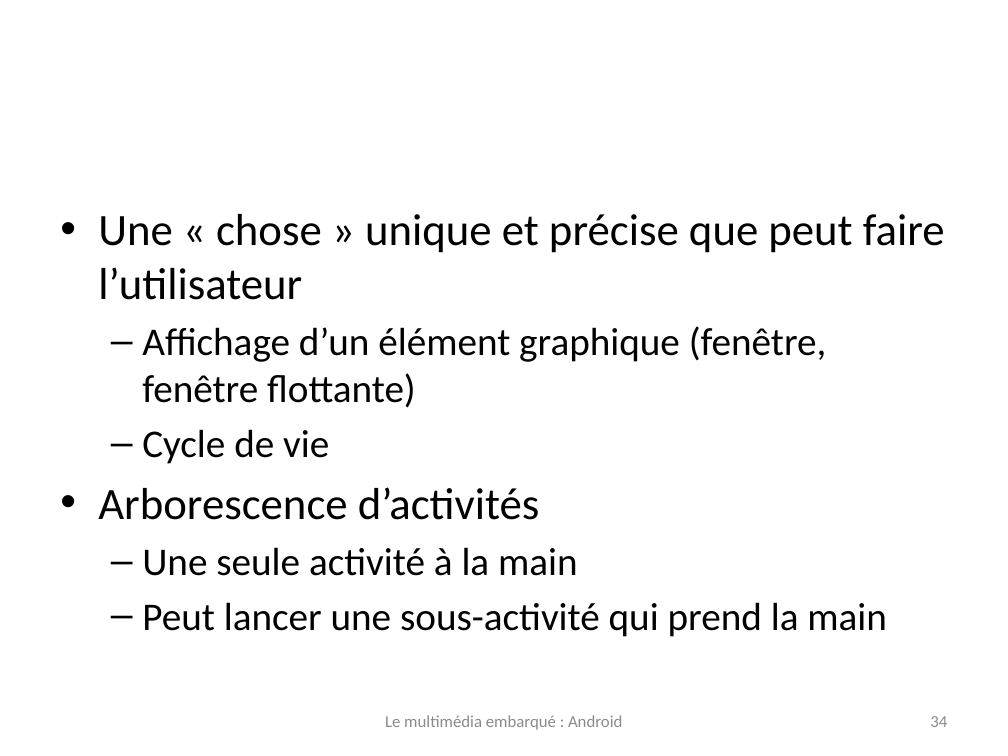
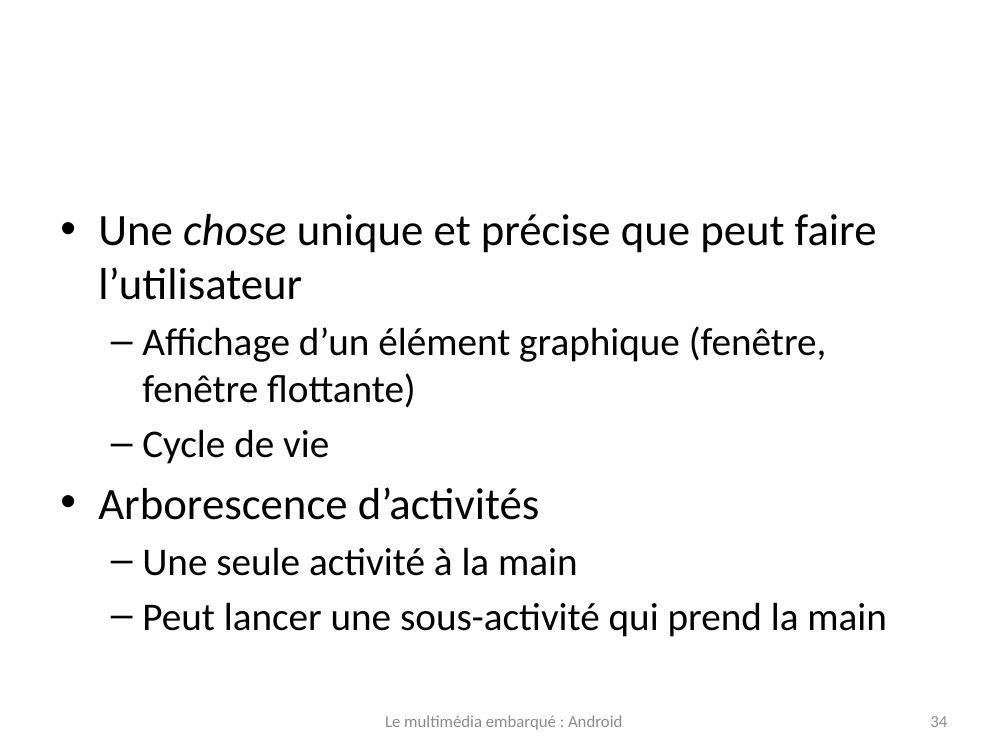
Before and after one commit to mediafire69/gzball, a slide deck: slide 34 of presentation/android.pptx. Drawn at 1008x756 pixels with LibreOffice and Linux fonts; fonts in the diff are those of the drawing; background and template pictures are left out. Boxes give left, top, right and bottom in pixels: in the first picture for what was removed or moved away, otherwise in the second. Text is boxed around its words. In the diff, an @@ line names an element or a change of style, - is before the commit and + after.

```diff
--- a/presentation/android.pptx
+++ b/presentation/android.pptx
@@ text at [98, 214, 877, 300]: text changed @@
-• Une « chose » unique et précise que peut faire l’utilisateur
+• Une chose unique et précise que peut faire l’utilisateur
```
Also in this commit, not shown: 5 other slides changed, 1 slide added, 1 other file.
